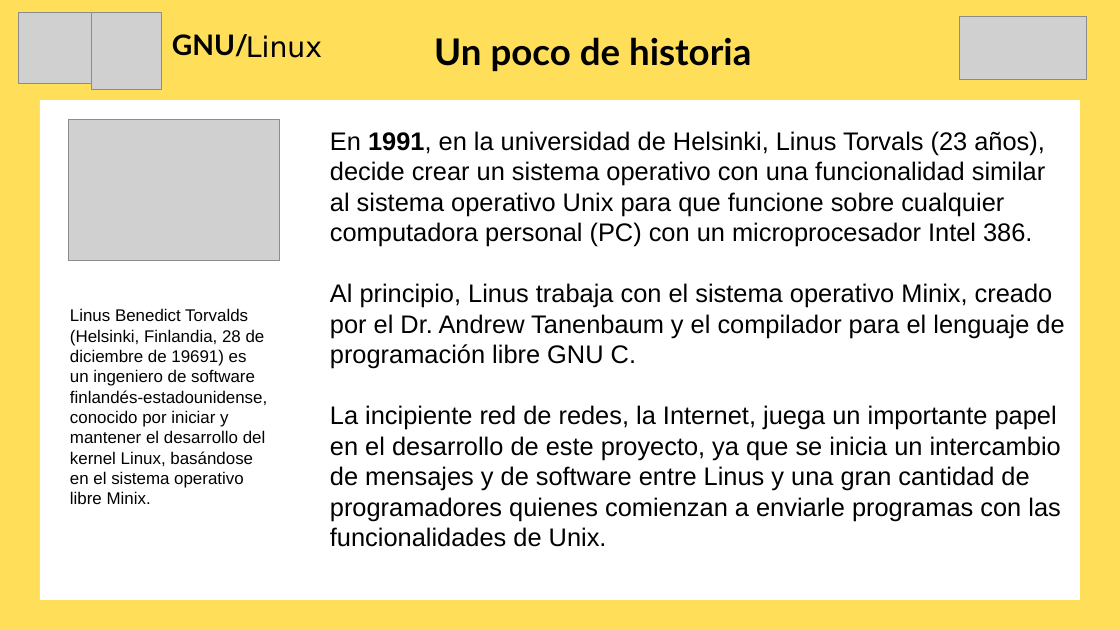
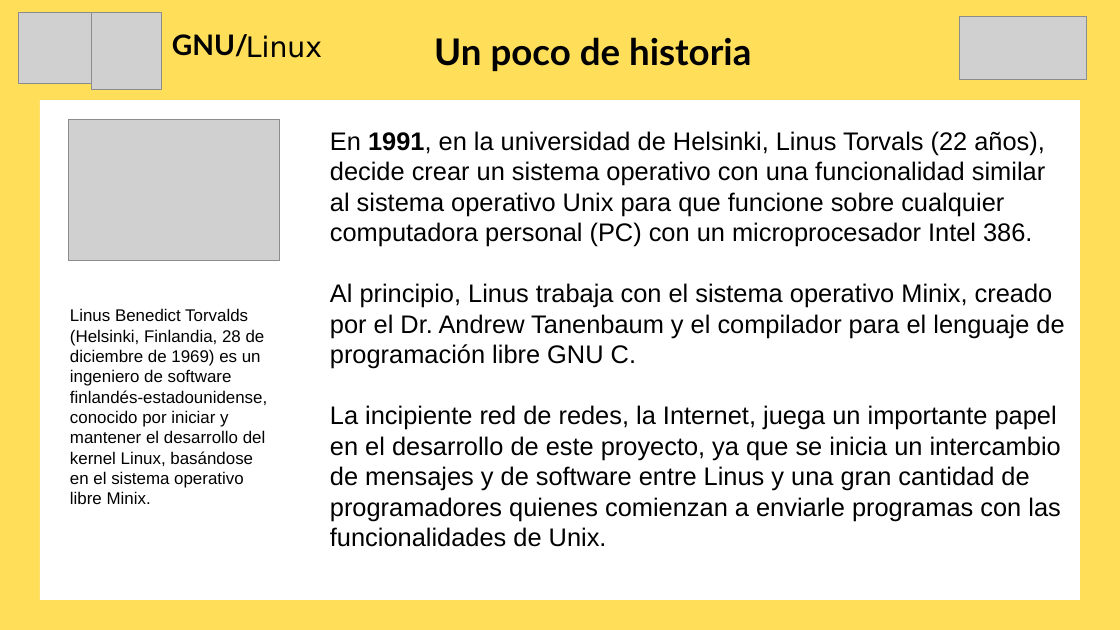
Before and after one commit to marioastur/pildora_linux, a slide deck: slide 6 of presentacion_linux.odp. Drawn at 1120x630 pixels with LibreOffice and Linux fonts; fonts in the diff are those of the drawing; grey boxes stand for pictures. Boxes give left, top, right and bottom in pixels: in the first picture for what was removed or moved away, otherwise in the second. Text is boxed around its words. In the diff, an @@ line names an element or a change of style, - is before the commit and + after.

```diff
--- a/presentacion_linux.odp
+++ b/presentacion_linux.odp
@@ text at [330,131,1045,247]: text changed @@
-En 1991, en la universidad de Helsinki, Linus Torvals (23 años), decide crear un sistema operativo con una funcionalidad similar al sistema operativo Unix para que funcione sobre cualquier computadora personal (PC) con un microprocesador Intel 386.
+En 1991, en la universidad de Helsinki, Linus Torvals (22 años), decide crear un sistema operativo con una funcionalidad similar al sistema operativo Unix para que funcione sobre cualquier computadora personal (PC) con un microprocesador Intel 386.
@@ text at [70,308,267,504]: text changed @@
-Linus Benedict Torvalds (Helsinki, Finlandia, 28 de diciembre de 19691) es un ingeniero de software finlandés-estadounidense, conocido por iniciar y mantener el desarrollo del kernel Linux, basándose en el sistema operativo libre Minix.
+Linus Benedict Torvalds (Helsinki, Finlandia, 28 de diciembre de 1969) es un ingeniero de software finlandés-estadounidense, conocido por iniciar y mantener el desarrollo del kernel Linux, basándose en el sistema operativo libre Minix.
```
Also in this commit, not shown: 5 other slides changed, 20 slides added, 11 other files.
